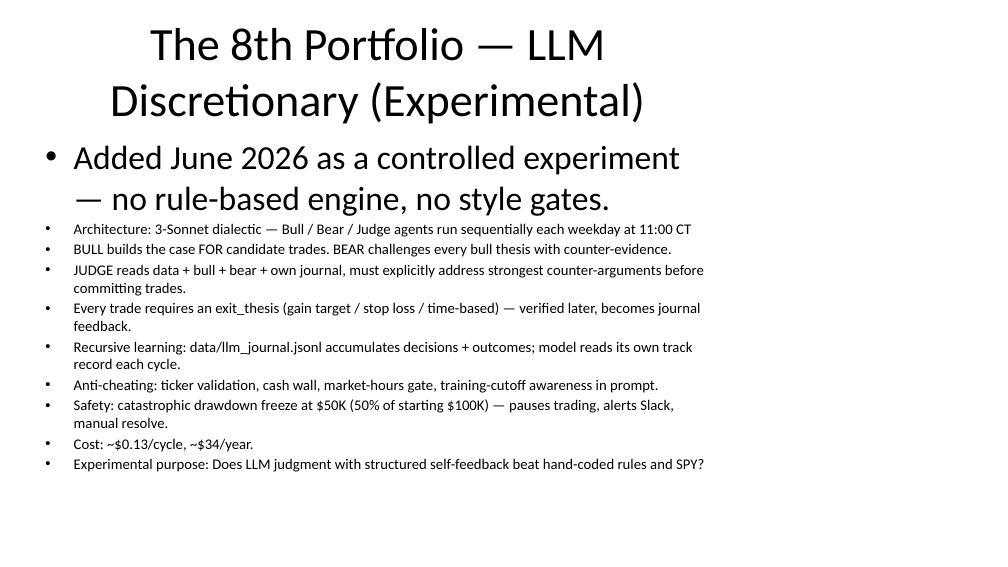
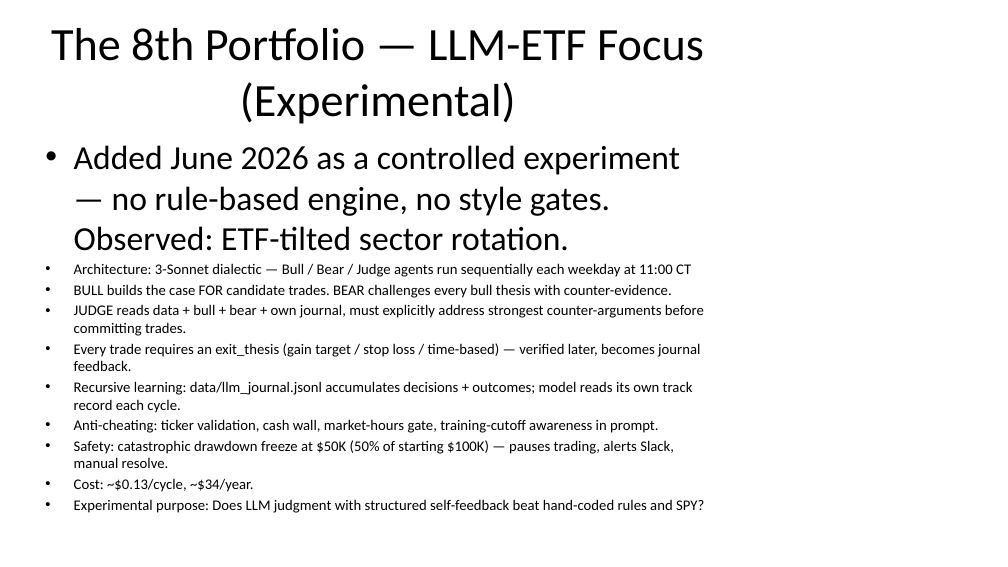
Before and after one commit to cbiggs1-tech/bigclaw-codebase, a slide deck: slide 9 of BigClaw_ShowAndTell.pptx. Drawn at 1008x567 pixels with LibreOffice and Linux fonts; fonts in the diff are those of the drawing. Boxes give left, top, right and bottom in pixels: in the first picture for what was removed or moved away, otherwise in the second. Text is boxed around its words. In the diff, an @@ line names an element or a change of style, - is before the commit and + after.

```diff
--- a/BigClaw_ShowAndTell.pptx
+++ b/BigClaw_ShowAndTell.pptx
@@ title at (51, 28, 704, 124): text changed @@
-The 8th Portfolio — LLM Discretionary (Experimental)
+The 8th Portfolio — LLM-ETF Focus (Experimental)
@@ text at (74, 145, 680, 251): text changed @@
-• Added June 2026 as a controlled experiment — no rule-based engine, no style gates.
+• Added June 2026 as a controlled experiment — no rule-based engine, no style gates. Observed: ETF-tilted sector rotation.
```
Also in this commit, not shown: 1 slide added, 4 other files.
